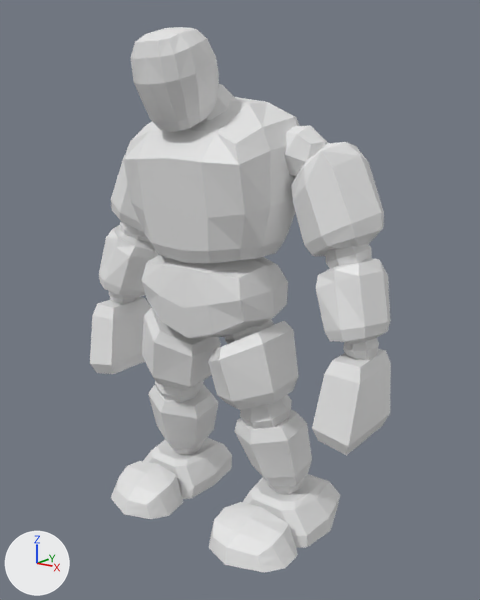
One commit to the Blender file Assets/Nathan/mannequins/thug.blend: the scene before it, then after it.
Both versions are drawn from a 50 mm lens placed at (9.92, -12.23, 9.84), pointed at (0.53, 0.07, 5.68). Lighting does not change. The marker at lower left points along +X, +Y and +Z.

In view in the first picture: 'thug'.
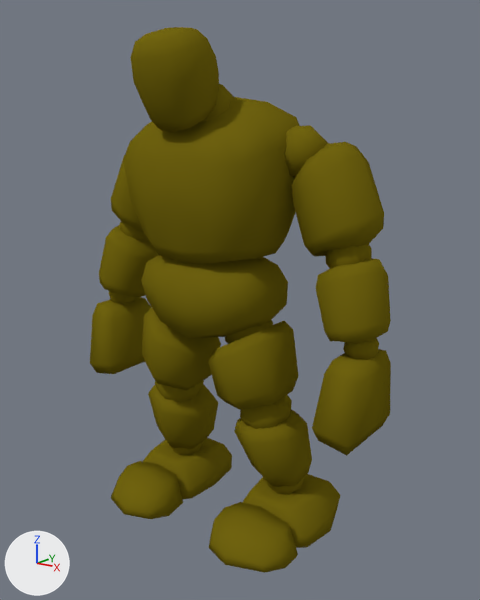
Where the change shows, as pixel boxes [x1, y1, x2, y2] in the pictures (480 x 600 px):
'thug', recoloured, shading changed (grey to yellow): [90, 27, 391, 573] in both

The change, as a list of edits to the scene's bpy script:
```text
Add mat_material:
    mat_material = diffuse_material('Material')
    mat_material.base_color = (0.173, 0.135, 0.00599)  # dark yellow #736712
Change me_cube_004:
    where me_cube_004.from_pydata(...)  # 1066 vertices, 996 faces; spans x -4.31..4.31, y -2.27..1.72, z -0.02..11.7
    used by ob_thug; location = (0.0, 0.0, 0.0)
    me_cube_004 part 1: all faces are now shaded smooth (996 of 996 changed)
    add me_cube_004.materials.append(mat_material)  # dark yellow #736712
```
